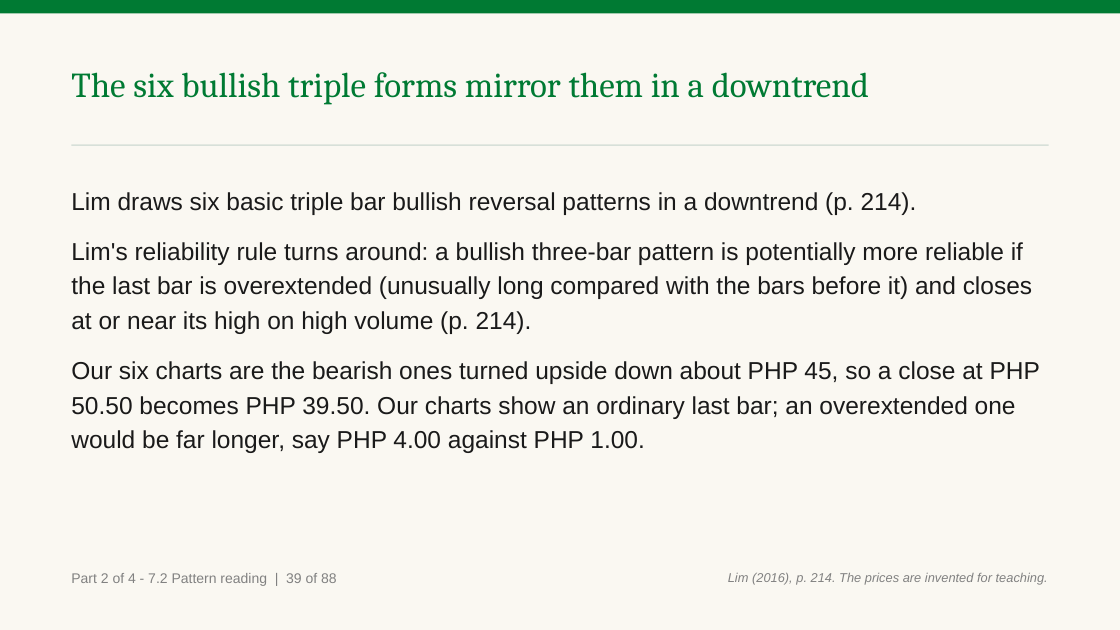
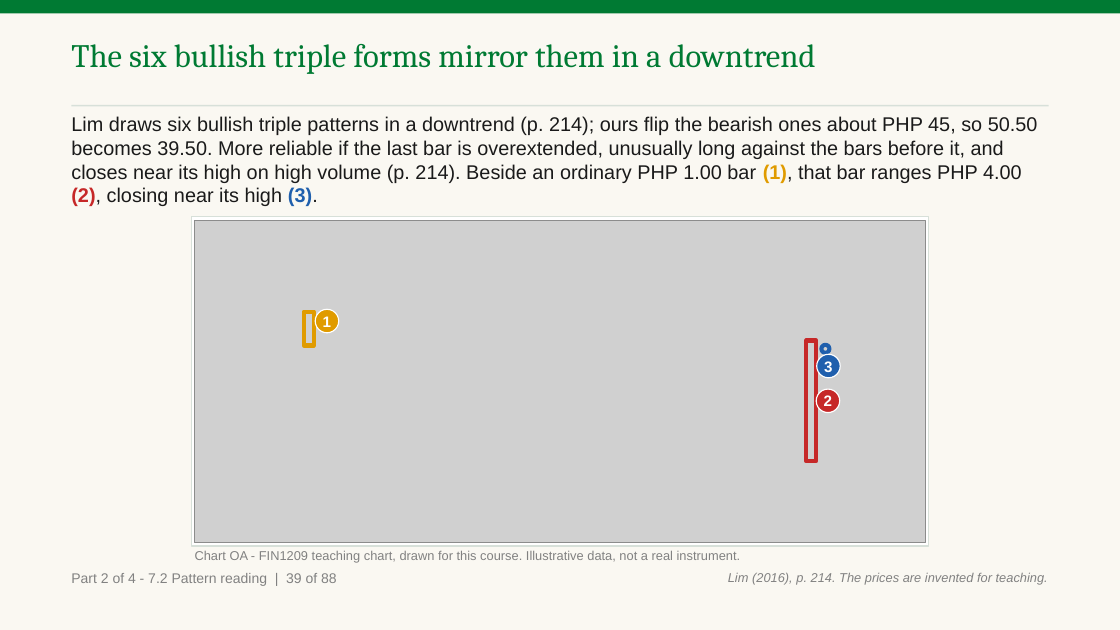
Before and after one commit to benjiesotelo-sudo/Telos_FIN1209, a slide deck: slide 85 of chapter-07/FIN1209-Chapter-07.pptx. Drawn at 1120x630 pixels with LibreOffice and Linux fonts; fonts in the diff are those of the drawing; grey boxes stand for pictures. Boxes give left, top, right and bottom in pixels: in the first picture for what was removed or moved away, otherwise in the second. Text is boxed around its words. In the diff, an @@ line names an element or a change of style, - is before the commit and + after.

Commit message:
Chapter 7: draw the ordinary and overextended last bar on slides 85, 94 and 104

```diff
--- a/chapter-07/FIN1209-Chapter-07.pptx
+++ b/chapter-07/FIN1209-Chapter-07.pptx
@@ text "The six bullish triple forms ...": place and size @@
-text "The six bullish triple forms ..." at [71, 72, 869, 105]
+text "The six bullish triple forms ..." at [71, 44, 816, 74]
@@ text "The six bullish triple forms ..." at [71, 44, 816, 74]: size 30 to 28 pt; line spacing 1.05 to 1 @@
@@ rectangle: place and size @@
-rectangle at [71, 145, 1049, 146]
+rectangle at [71, 105, 1049, 107]
@@ text added at [71, 116, 1038, 206], 17 pt, text #1A1A1A @@
+Lim draws six bullish triple patterns in a downtrend (p. 214); ours flip the bearish ones about PHP 45, so 50.50 becomes 39.50. More reliable if the last bar is overextended, unusually long against the bars before it, and closes near its high on high volume (p. 214). Beside an ordinary PHP 1.00 bar (1), that bar ranges PHP 4.00 (2), closing near its high (3).
@@ text removed at [71, 192, 1040, 453] @@
-Lim draws six basic triple bar bullish reversal patterns in a downtrend (p. 214).
-Lim's reliability rule turns around: a bullish three-bar pattern is potentially more reliable if the last bar is overextended (unusually long compared with the bars before it) and closes at or near its high on high volume (p. 214).
-Our six charts are the bearish ones turned upside down about PHP 45, so a close at PHP 50.50 becomes PHP 39.50. Our charts show an ordinary last bar; an overextended one would be far longer, say PHP 4.00 against PHP 1.00.
@@ rectangle added at [192, 217, 929, 546], fill #FFFFFF, outline #D7E0D9 1 pt @@
@@ picture added at [195, 220, 926, 543] @@
@@ rectangle added at [304, 312, 314, 345], outline #E09B00 3.5 pt @@
@@ ellipse added at [315, 309, 339, 333], fill #E09B00, outline #FFFFFF 1 pt, 13 pt, text #FFFFFF, bold @@
+1
@@ rectangle added at [807, 340, 817, 461], outline #C62828 3.5 pt @@
@@ ellipse added at [817, 355, 840, 378], fill #1F5FAD, outline #FFFFFF 1 pt, 13 pt, text #FFFFFF, bold @@
+3
@@ ellipse added at [822, 344, 830, 353], outline #1F5FAD 3.5 pt @@
@@ ellipse added at [817, 389, 840, 413], fill #C62828, outline #FFFFFF 1 pt, 13 pt, text #FFFFFF, bold @@
+2
@@ text added at [195, 551, 741, 563], 11 pt, text #818181 @@
+Chart OA - FIN1209 teaching chart, drawn for this course. Illustrative data, not a real instrument.
```
Also in this commit, not shown: 2 other slides changed, 2 other files.
